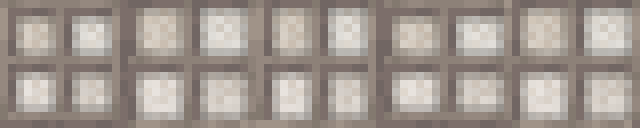
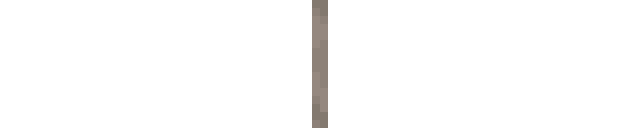
Two versions of the same layered image (640x128). Layer-by-layer changes:
hid group "FRAMED" (92 layers) over box(0, 0, 640, 128)
showed group "FRAMED_TOP" (16 layers) over box(0, 0, 640, 128)
added layer "poplar" in group "FRAMED_TOP" over box(312, 0, 328, 128)
